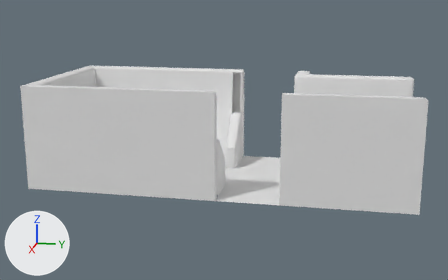
Renders of the FBX model Assets/Mesh/Zelda Like/Zelda Room/Zelda Bathroom .fbx from each side of a commit.
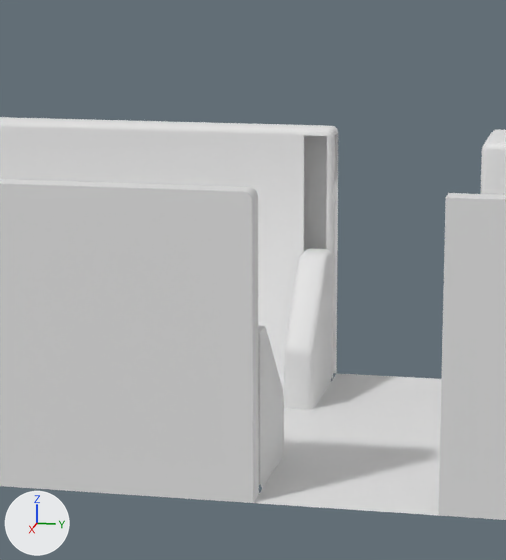
Each version is shown whole from a 50 mm camera at (32.06, 3.97, 9.02) aimed at (3.36, -1.77, 1.84), then close up on the part from 28% to 68% of the width and 9% to 79% of the height. Lighting does not change. The marker at lower left points along +X, +Y and +Z. Where no turn or scale is listed for an object, it has been applied to the vertices. Vertices at the same position are counted once.

Before the edit, the objects in view are built like this:
```python
me_plane = bpy.data.meshes.new('Plane')
me_plane.from_pydata(...)  # 316 vertices, 291 faces; spans x -0.63..7.0, y -10.25..-1.45, z 0.0..4.77
me_plane.materials.append(mat_zd_bath)  # its picture is missing
# before: 2 (-0.63, -1.45, 0.0) at pixel (336, 373), 27 (-0.1, -1.57, 0.0), 29 (-0.22, -1.45, 0.0) at pixel (332, 379), 33 (-0.1, -1.88, 0.0), 34 (-0.1, -2.0, 0.12)
# before: 166 (-0.23, -1.45, 4.65) at pixel (334, 135), 168 (-0.1, -1.58, 4.65) at pixel (326, 136), 179 (-0.63, -1.45, 4.65) at pixel (338, 132), 195 (-0.1, -2.0, 4.65) at pixel (304, 135)
me_plane_001 = bpy.data.meshes.new('Plane.001')
me_plane_001.from_pydata(...)  # 160 vertices, 312 faces; spans x -0.63..7.0, y -1.45..7.1, z 0.0..4.78
me_plane_001.materials.append(mat_zr_coridor)  # white #e7e7e7
# before: 0 (-0.63, -1.45, 0.0) at pixel (336, 373), 1 (7.0, -1.45, 0.0) at pixel (253, 503), 38 (1.79, -1.45, 0.0) at pixel (314, 408), 39 (6.34, -1.45, 0.0) at pixel (262, 489)
ob_plane = bpy.data.objects.new('Plane', me_plane)
ob_plane.location = (0.0, 0.0, 0.0)
ob_plane_001 = bpy.data.objects.new('Plane.001', me_plane_001)
ob_plane_001.location = (0.0, 0.0, 0.0)
```
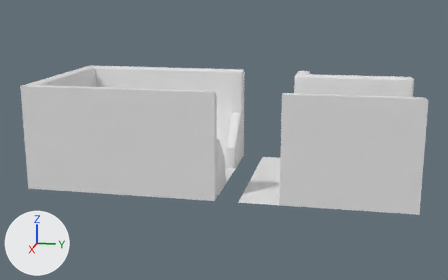
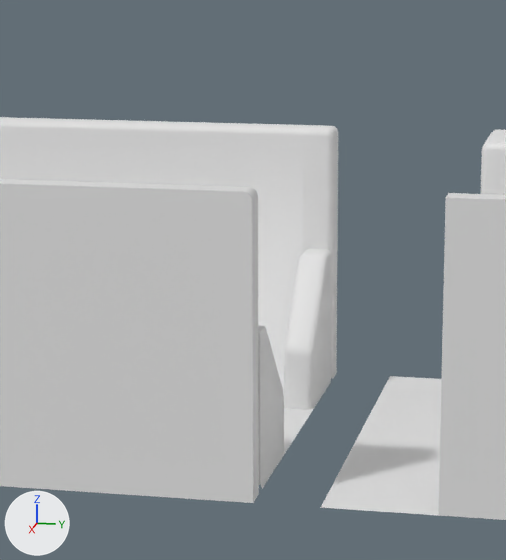
What differs and where, as boxes (x1, y1, x2, y2) in the close-ups (506 x 560 px; the box of a moved part takes in the faces that stretch with it):
'Plane.001', reshaped
    before: (254, 129, 506, 520)
    after: (320, 129, 506, 520)
part 1 of me_plane_001, moved or reshaped
    before: (254, 373, 441, 515)
    after: (320, 376, 441, 515)
part 2 of me_plane, added
    after: (304, 133, 338, 378)

The change, as a diff of the scene's bpy script:
```diff
--- a/Assets/Mesh/Zelda Like/Zelda Room/Zelda Bathroom .fbx.py
+++ b/Assets/Mesh/Zelda Like/Zelda Room/Zelda Bathroom .fbx.py
@@ me_plane_001 @@
 me_plane_001.from_pydata(...)  # 160 vertices, 312 faces; spans x -0.63..7.0, y -1.45..7.1, z 0.0..4.78
 # used by ob_plane_001; location = (0.0, 0.0, 0.0)
+# me_plane_001 part 1
+for i in [0, 1, 38, 39]: me_plane_001.vertices[i].co += Vector((0.0, 1.04, 0.0))
 me_plane_001.materials.append(mat_zr_coridor)
@@ me_plane @@
 me_plane.from_pydata(...)  # 316 vertices, 291 faces; spans x -0.63..7.0, y -10.25..-1.45, z 0.0..4.77
 # used by ob_plane; location = (0.0, 0.0, 0.0)
 # verts and faces of me_plane; kept vertices keep their numbers, new ones are numbered from 316
+# me_plane part 2
+faces += [(27, 168, 195, 34, 33), (2, 179, 166, 29)]
 me_plane.materials.append(mat_zd_bath)
```
